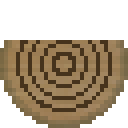
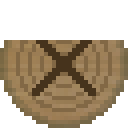
Revision of a layered 128x128 image; what changed, layer by layer:
added layer "Layer 3" above "Layer 2" over (32, 40, 96, 96)
painted on "Layer 2" over (16, 40, 112, 112)
